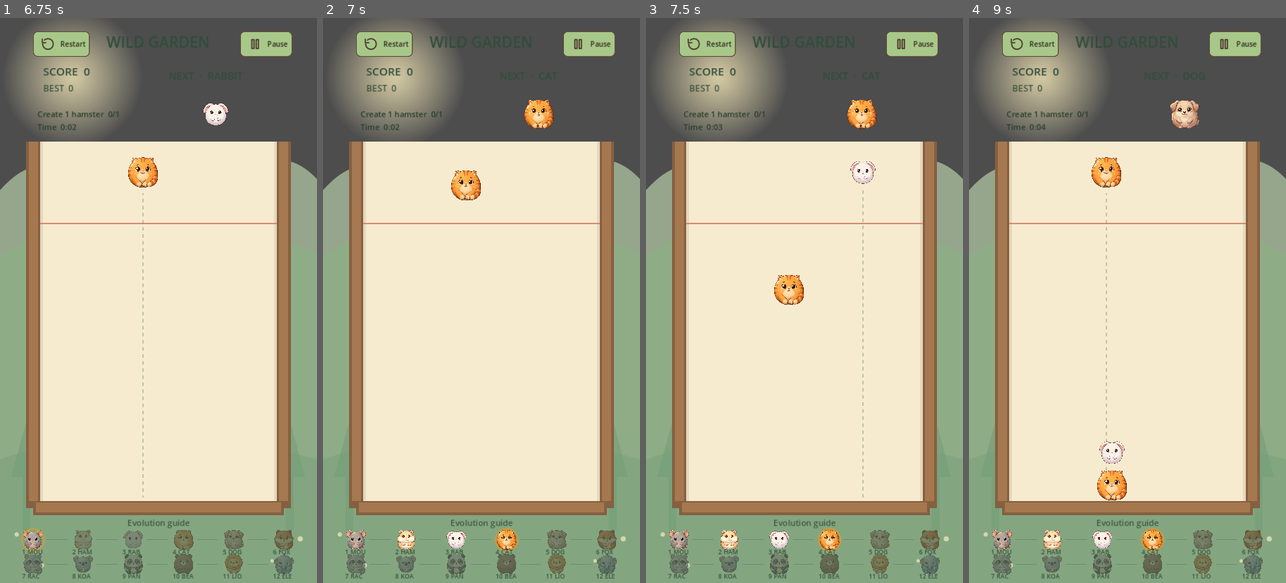
Above: before the commit, frames 1-4 (left to right).
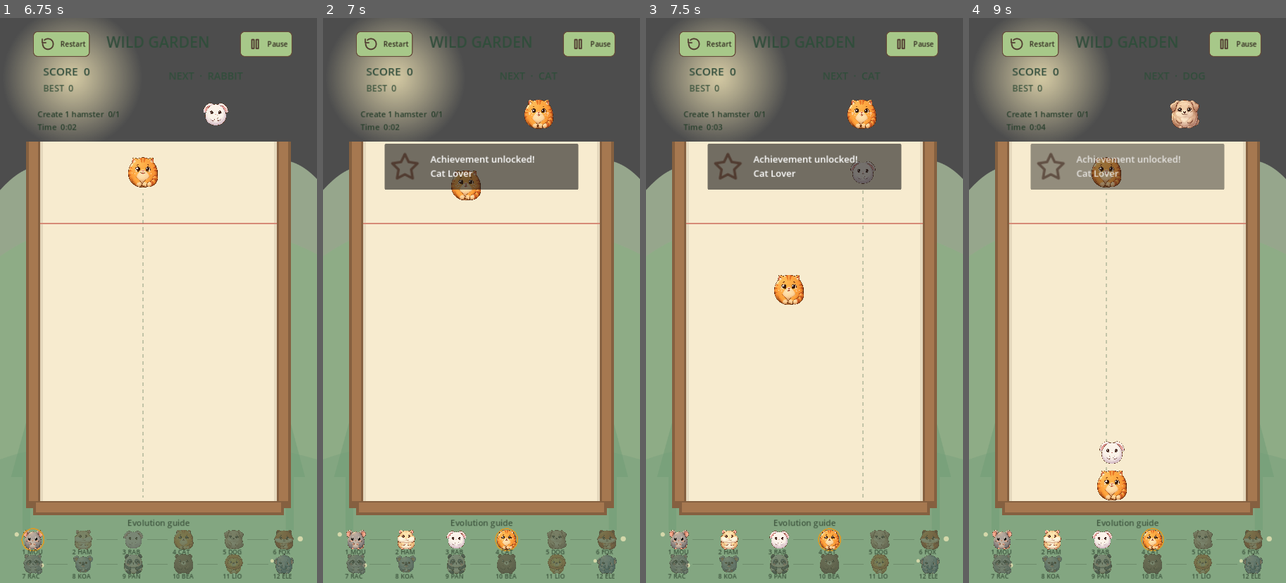
Above: after the commit, the same moments.

Repository: sandikovcusu-commits/MergeAnimal
Game: Godot game, scene res://scenes/game/ChallengeGame.tscn
Same seed, same stepped clock (60 frames per second), same inputs: the game is played once before the commit and once after it. This scene is started directly instead of the project's main scene.
Inputs (mouse positions are in pixels of both pictures, inside the frame that each line leads up to):
- Up to frame 1 (6.75 s): click "01 First Friend · Ready Creat…" at 0.5 s; click "Restart" at 1.25 s; click "Challenges" at 2 s; click "Restart" at 2.75 s; click "Restart" at 3.5 s; click "Back" at 4.25 s; click "Pause" at 5 s; click "Resume" at 5.75 s; tap Enter (ui_accept) at 6.5 s; move the mouse to (142, 413) at 6.52 s; click (142, 413) at 6.67 s
- Up to frame 2 (7 s): tap Enter (ui_accept) at 6.77 s
- Up to frame 3 (7.5 s): drag from (899, 385) to (788, 413) at 7.27 s
- Up to frame 4 (9 s): move the mouse to (1032, 215) at 8.02 s; click (1032, 215) at 8.17 s; drag from (1143, 300) to (1032, 215) at 8.77 s

Frame 1 is identical in both runs. In frame 2, 4.9% of the frame differs, in the area x 19-81%, y 22-31%; in frame 3, 4.9%; in frame 4, 5.0%.

Commit message:
Track eligible challenge events and add X11 achievement views
Co-authored-by: arena-agent <297053741+arena-agent@users.noreply.github.com>

Diff:
--- a/MergeAnimals/scripts/achievements/AchievementManager.gd
+++ b/MergeAnimals/scripts/achievements/AchievementManager.gd
@@ -22,6 +22,14 @@
 
 static func _valid(value: Variant) -> bool:
 	if typeof(value) != TYPE_DICTIONARY or typeof(value.get("version")) not in [TYPE_INT, TYPE_FLOAT] or float(value.version) != VERSION or typeof(value.get("entries")) != TYPE_DICTIONARY: return false
+	if value.has("events"):
+		var events: Variant = value.events
+		if typeof(events) != TYPE_DICTIONARY or typeof(events.get("animals")) != TYPE_DICTIONARY: return false
+		for key in ["total_merges", "golden_merges", "max_combo"]:
+			var n: Variant = events.get(key)
+			if typeof(n) not in [TYPE_INT, TYPE_FLOAT] or not is_finite(float(n)) or float(n) < 0 or float(n) > 1000000000 or floorf(float(n)) != float(n): return false
+		for key in events.animals:
+			if key not in Progression.IDS or events.animals[key] != true: return false
 	for key in value.entries:
 		var entry: Variant = value.entries[key]
 		if typeof(key) != TYPE_STRING or typeof(entry) != TYPE_DICTIONARY or typeof(entry.get("unlocked")) != TYPE_BOOL or typeof(entry.get("date")) != TYPE_STRING or entry.date.length() > 32: return false
@@ -40,13 +48,19 @@
 	if primary.status == "missing" and backup.status == "missing": return {"status": "missing", "data": _empty()}
 	return {"status": "corrupt"}
 
-static func _value(def: AchievementData, progress: Dictionary, challenges: Dictionary) -> int:
+static func _value(def: AchievementData, progress: Dictionary, challenges: Dictionary, events: Dictionary) -> int:
+	var valid_classic := Progression.valid(progress)
 	match def.objective_type:
-		"total_merges", "golden_merges", "best_score", "max_combo":
-			return int(progress.get(def.objective_type, 0)) if Progression.valid(progress) else -1
+		"best_score": return int(progress.best_score) if valid_classic else -1
+		"total_merges", "golden_merges":
+			if not valid_classic: return -1
+			return int(progress.get(def.objective_type, 0)) + int(events.get(def.objective_type, 0))
+		"max_combo":
+			if not valid_classic: return -1
+			return maxi(int(progress.max_combo), int(events.get("max_combo", 0)))
 		"discovery":
-			if not Progression.valid(progress) or not progress.animals.has(def.unlock_condition): return -1
-			return 1 if not str(progress.animals[def.unlock_condition].date).is_empty() else 0
+			if not valid_classic or not progress.animals.has(def.unlock_condition): return -1
+			return 1 if not str(progress.animals[def.unlock_condition].date).is_empty() or bool(events.get("animals", {}).get(def.unlock_condition, false)) else 0
 		"collection": return Progression.discovered(progress) if Progression.valid(progress) else -1
 		"challenges":
 			if not ChallengeStore.valid(challenges): return -1
@@ -58,15 +72,23 @@
 
 # `live` means the caller has just observed a real eligible event. Historical
 # migration has no known unlock date and never invents one or sends a toast.
-static func synchronize(progress: Dictionary, challenges: Dictionary, live: bool = false) -> Dictionary:
+static func synchronize(progress: Dictionary, challenges: Dictionary, live: bool = false, event: Dictionary = {}) -> Dictionary:
 	var loaded := load_state()
 	if loaded.status not in ["ok", "recovered", "missing"]: return {"status": loaded.status, "new": []}
 	var state: Dictionary = loaded.data.duplicate(true)
 	var old := JSON.stringify(state)
+	var events: Dictionary = state.get("events", {"total_merges": 0, "golden_merges": 0, "max_combo": 0, "animals": {}})
+	if not event.is_empty():
+		var animal_id := str(event.get("animal", ""))
+		if animal_id in Progression.IDS: events.animals[animal_id] = true
+		if event.get("merge", false): events.total_merges = int(events.total_merges) + 1
+		if event.get("golden", false): events.golden_merges = int(events.golden_merges) + 1
+		events.max_combo = maxi(int(events.max_combo), int(event.get("combo", 0)))
+		state.events = events
 	var unlocked: Array[AchievementData] = []
 	for def in definitions():
 		if def.id.is_empty() or def.target < 1: continue
-		var value := _value(def, progress, challenges)
+		var value := _value(def, progress, challenges, events)
 		if value < 0: continue
 		var entry: Dictionary = state.entries.get(def.id, {"unlocked": false, "date": "", "progress": 0})
 		entry.progress = mini(value, def.target)
--- a/MergeAnimals/scripts/challenges/ChallengeGame.gd
+++ b/MergeAnimals/scripts/challenges/ChallengeGame.gd
@@ -96,6 +96,7 @@
 	cooldown_left = drop_cooldown
 	spawn_state = SpawnState.COOLDOWN
 	challenge.record_creation(data, true, score)
+	_challenge_achievement_event({"animal": str(data.id)})
 	_update_challenge_hud()
 	_update_hud()
 
@@ -104,13 +105,21 @@
 	challenge.record_creation(data, merge_manager.last_merge_eligible, score)
 	challenge.record_score(score, merge_manager.last_merge_eligible)
 	challenge.record_merge(merge_manager.merge_count, combo_count, merge_manager.last_merge_eligible)
+	if merge_manager.last_merge_eligible: _challenge_achievement_event({"animal": str(data.id), "merge": true, "combo": combo_count})
 	_update_challenge_hud()
 
 func _on_golden_merged(point: Vector2) -> void:
 	super._on_golden_merged(point)
 	challenge.record_score(score, merge_manager.last_merge_eligible)
 	challenge.record_merge(merge_manager.merge_count, combo_count, merge_manager.last_merge_eligible, true)
-	_update_challenge_hud()
+	if merge_manager.last_merge_eligible: _challenge_achievement_event({"merge": true, "golden": true})
+	_update_challenge_hud()
+
+func _challenge_achievement_event(event: Dictionary) -> void:
+	var inputs := AchievementManager.saved_inputs()
+	var result := AchievementManager.synchronize(inputs.progress, {}, true, event)
+	if result.status == "ok" and is_instance_valid(discovery_notifier):
+		for achievement in result.new: discovery_notifier.enqueue_achievement(achievement)
 
 func _update_hud() -> void:
 	super._update_hud()
@@ -157,7 +166,7 @@
 	result_saved = result == OK
 	if result_saved and result_success:
 		var inputs := AchievementManager.saved_inputs()
-		var achievement_result := AchievementManager.synchronize({}, inputs.challenges, true)
+		var achievement_result := AchievementManager.synchronize(inputs.progress, inputs.challenges, true)
 		if achievement_result.status == "ok":
 			for achievement in achievement_result.new: discovery_notifier.enqueue_achievement(achievement)
 	save_retry_button.visible = not result_saved
--- /dev/null
+++ b/MergeAnimals/tests/integration/day643_visual.gd
@@ -0,0 +1,49 @@
+extends SceneTree
+# All seeded progress below is visual-only fixture data, not a gameplay claim.
+func _initialize() -> void: call_deferred("run")
+func frames(n := 3) -> void:
+	for i in range(n): await process_frame
+func capture(name: String) -> bool:
+	await create_timer(0.25, true).timeout; await RenderingServer.frame_post_draw
+	var out := []
+	if OS.execute("xdotool", ["search", "--onlyvisible", "--pid", str(OS.get_process_id())], out, true) != 0 or out.is_empty(): return false
+	var ids := str(out[0]).strip_edges().split("\n", false)
+	if ids.is_empty(): return false
+	var filename := OS.get_environment("CAPTURE_PREFIX") + "_" + name
+	var path := OS.get_environment("CAPTURE_DIR") + "/" + filename + ".png"
+	if OS.execute("import", ["-window", ids[0], path]) != 0: return false
+	var image := Image.new()
+	var expected := Vector2i(int(OS.get_environment("CAPTURE_WIDTH")), int(OS.get_environment("CAPTURE_HEIGHT")))
+	if image.load(path) != OK or image.get_size() != expected: return false
+	print("CAPTURE %s %dx%d seeded X11 fixture" % [filename, expected.x, expected.y]); return true
+func screenshot(name: String) -> void:
+	if not await capture(name): printerr("FAIL visual capture ", name); quit(1)
+func clear_files() -> void:
+	for path in [AchievementManager.PATH, ChallengeStore.PATH, SessionSave.PATH, SessionSave.POWERUP_PATH]:
+		for suffix in ["", ".bak", ".tmp", ".bak.tmp"]: DirAccess.remove_absolute(ProjectSettings.globalize_path(path + suffix))
+func run() -> void:
+	clear_files()
+	change_scene_to_file("res://scenes/ui/MainMenu.tscn"); await frames()
+	await screenshot("main_menu")
+	current_scene.find_child("Achievements", true, false).pressed.emit(); await frames()
+	await screenshot("locked_screen")
+	var partial := Progression.empty(100); partial.total_merges = 30; partial.highest_animal = 1
+	partial.animals.mouse = {"count": 1, "date": "2025-01-01"}
+	if SessionSave.clear_session(partial) != OK: printerr("FAIL partial fixture"); quit(1); return
+	change_scene_to_file("res://scenes/ui/Achievements.tscn"); await frames()
+	await screenshot("unlocked_achievement")
+	current_scene.scroll.ensure_control_visible(current_scene.cards[12]); await frames()
+	await screenshot("progress_bar")
+	var complete := Progression.empty(2500); complete.total_merges = 100; complete.golden_merges = 1; complete.max_combo = 5; complete.highest_animal = 12
+	for id in Progression.IDS: complete.animals[id] = {"count": 1, "date": "2025-01-01"}
+	if SessionSave.clear_session(complete) != OK: printerr("FAIL complete fixture"); quit(1); return
+	var ch := ChallengeStore.empty()
+	for i in range(10): ch.entries[i].completed = true
+	if SaveManager.save_progress(ch, ChallengeStore.PATH) != OK: printerr("FAIL challenge fixture"); quit(1); return
+	change_scene_to_file("res://scenes/ui/Achievements.tscn"); await frames()
+	await screenshot("completed_collection")
+	change_scene_to_file("res://scenes/game/Game.tscn"); await frames()
+	var notifier = current_scene.discovery_notifier
+	notifier.enqueue_achievement(AchievementManager.definitions()[0]); await frames()
+	await screenshot("achievement_notification")
+	print("PASS seeded achievement visual fixtures"); quit()
